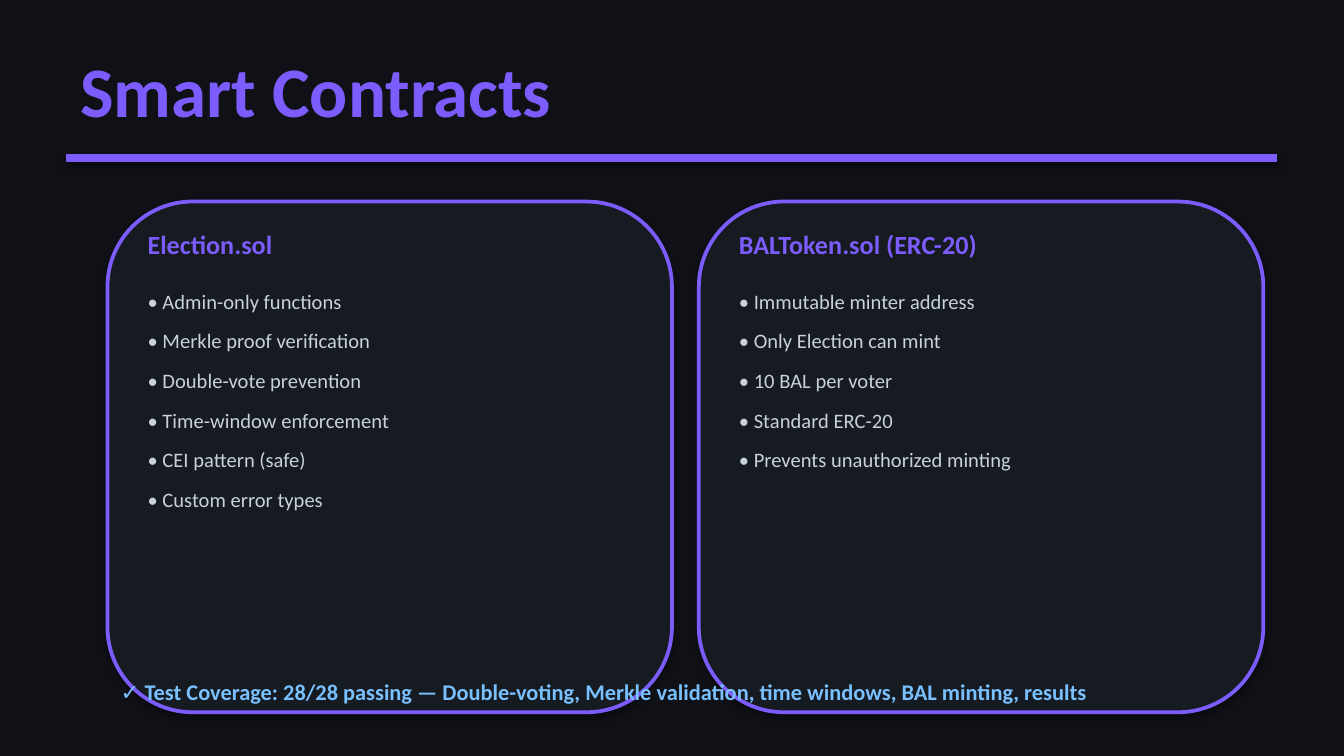
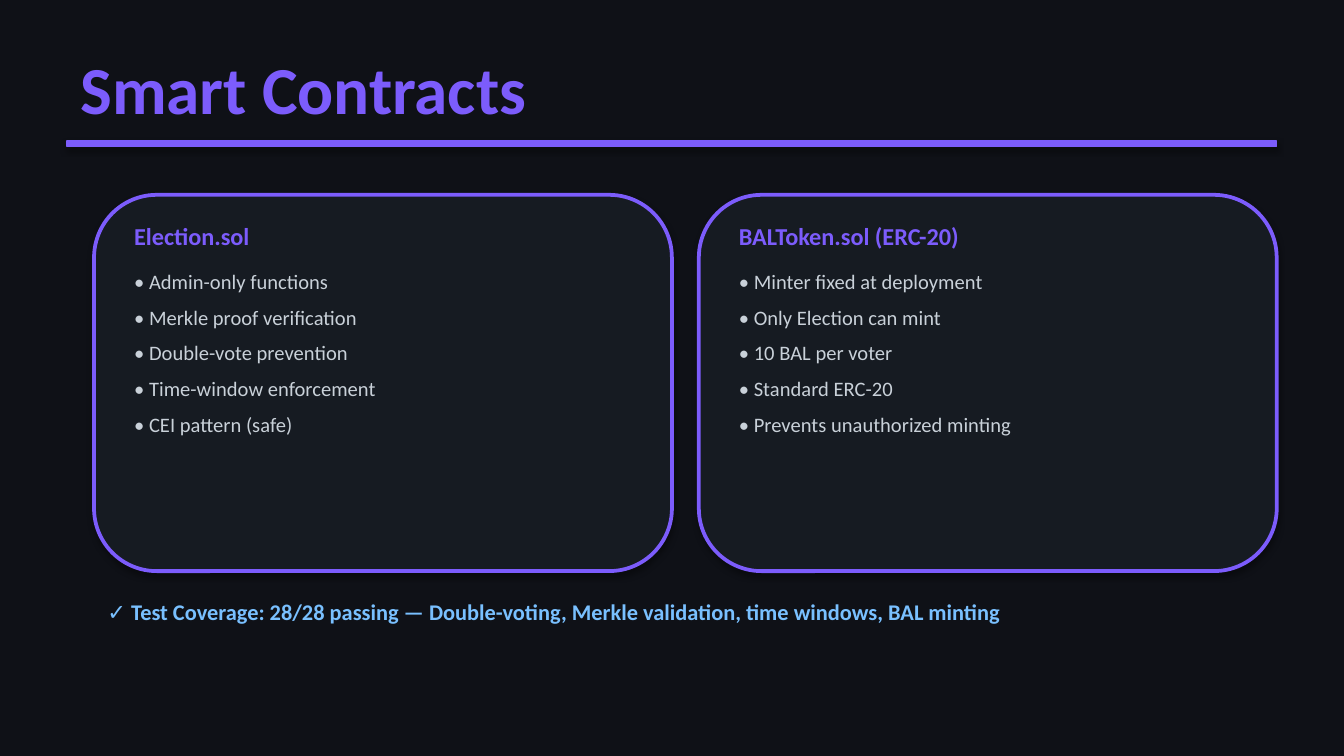
Before and after one commit to Shai-Shargal/blockchain-election-dapp, a slide deck: slide 5 of BlockVote_Presentation.pptx. Drawn at 1344x756 pixels with LibreOffice and Linux fonts; fonts in the diff are those of the drawing. Boxes give left, top, right and bottom in pixels: in the first picture for what was removed or moved away, otherwise in the second. Text is boxed around its words. In the diff, an @@ line names an element or a change of style, - is before the commit and + after.

Commit message:
feat: add presentation revision summary for BlockVote DApp

```diff
--- a/BlockVote_Presentation.pptx
+++ b/BlockVote_Presentation.pptx
@@ text "Smart Contracts" at [80,70,526,115]: size 38 to 36 pt @@
@@ rectangle: place and size @@
-rectangle at [67,155,1277,161]
+rectangle at [67,141,1277,146]
@@ rounded rectangle: place and size @@
-rounded rectangle at [108,202,672,712]
+rounded rectangle at [94,195,672,571]
@@ rounded rectangle: place and size @@
-rounded rectangle at [699,202,1263,712]
+rounded rectangle at [699,195,1277,571]
@@ text "Election.sol": place and size @@
-text "Election.sol" at [148,235,273,254]
+text "Election.sol" at [134,228,249,245]
@@ text "Election.sol" at [134,228,249,245]: size 14 to 13 pt @@
@@ text "BALToken.sol (ERC-20)" at [739,227,959,249]: size 14 to 13 pt @@
@@ text "BALToken.sol (ERC-20)": place and size @@
-text "BALToken.sol (ERC-20)" at [739,235,977,258]
+text "BALToken.sol (ERC-20)" at [739,227,959,249]
@@ text "• Admin-only functions": place and size @@
-text "• Admin-only functions" at [162,294,389,511]
+text "• Admin-only functions" at [149,274,376,436]
@@ text "• Admin-only functions" at [149,274,376,436]: less space between paragraphs @@
@@ text "• Minter fixed at deployment": place and size @@
-text "• Minter fixed at deployment" at [754,294,1011,471]
+text "• Minter fixed at deployment" at [754,274,1011,436]
@@ text at [754,274,983,293]: text changed @@
-• Immutable minter address
+• Minter fixed at deployment
@@ text at [754,310,1011,436]: less space between paragraphs @@
@@ text at [162,493,323,511]: paragraph removed @@
-• Custom error types
@@ text at [131,604,999,624]: text changed @@
-✓ Test Coverage: 28/28 passing — Double-voting, Merkle validation, time windows, BAL minting, results
+✓ Test Coverage: 28/28 passing — Double-voting, Merkle validation, time windows, BAL minting
```
Also in this commit, not shown: 4 other slides changed, 2 slides added, 2 slides removed, 1 other file.
